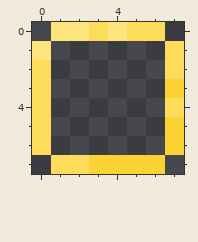
Pixel-art file: Risiko Game/Assets/ui/deploying_troops.aseprite. Above: the version before the commit.
8x8 pixels, 1 frame.
Now the later version:
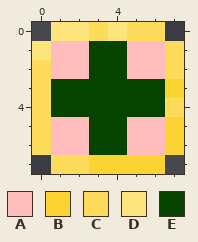
Palette (. is transparent): A #ffbcbc  B #fbd434  C #fcdc5a  D #fee47c  E #064200
Change:
--- layer "Art (idk what to do)"
@@ x 0..7 @@
 0 .DDCDCC.
-1 D......C
-2 C......C
-3 C......B
-4 C......C
-5 C......B
-6 C......B
+1 DAAEEAAC
+2 CAAEEAAC
+3 CEEEEEEB
+4 CEEEEEEC
+5 CAAEEAAB
+6 CAAEEAAB
 7 .CCBBBB.
